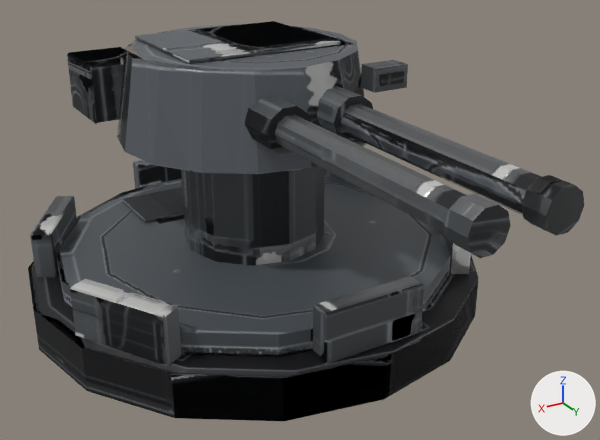
One commit to the FBX model assets/models/chs_spike/export/chs_spike.fbx: the scene before it, then after it.
One viewpoint serves both versions: a 50 mm camera at (5.08, 9.74, 5.83) aimed at (-0.27, 0.83, 1.38). The axes (+X, +Y, +Z) are drawn at lower right. The lights are the same throughout. The picture after the commit comes second. Where no turn or scale is listed for an object, it has been applied to the vertices.

The scene before the commit, as lines of its bpy script (objects in view):
```python
me_base_002 = bpy.data.meshes.new('base.002')
me_base_002.from_pydata(...)  # 280 vertices, 246 faces; spans x -3.2..3.2, y -3.2..3.2, z 0.0..2.4
me_base_002.materials.append(mat_chs_spike_bar)
me_turret_002 = bpy.data.meshes.new('turret.002')
me_turret_002.from_pydata(...)  # 216 vertices, 154 faces; spans x -1.75..1.9, y -1.95..5.1, z 0.0..1.25
me_turret_002.materials.append(mat_chs_spike_bar)
ob_base_bar = bpy.data.objects.new('base_bar', me_base_002)
ob_base_bar.location = (0.0, 0.0, 0.0)
ob_turret_bar = bpy.data.objects.new('turret_bar', me_turret_002)
ob_turret_bar.location = (0.0, 0.0, 2.4)
```
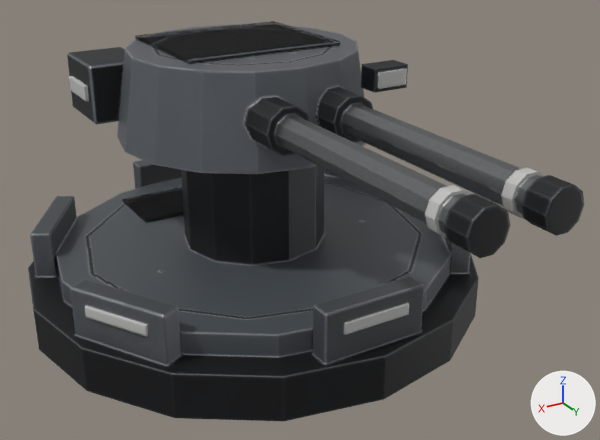
What differs and where, as boxes (x1, y1, x2, y2) in the pictures (600 x 440 px):
'turret_glow_weapon_bar', added
    after: (69, 76, 543, 239)
'base_glow_running_bar', added
    after: (85, 303, 409, 337)
'turret_glow_running_bar', added
    after: (377, 69, 407, 89)
part 1 of me_base_002, surface changed
    both: (30, 160, 478, 421)
part 2 of me_turret_002, deleted
    before: (380, 71, 404, 86)
part 3 of me_turret_002, surface changed
    both: (67, 21, 584, 258)

Patch to the scene script:
```diff
--- a/assets/models/chs_spike/export/chs_spike.fbx.py
+++ b/assets/models/chs_spike/export/chs_spike.fbx.py
@@ me_turret_002 @@
 # used by ob_turret_bar; location = (0.0, 0.0, 2.4)
-me_turret_002.from_pydata(...)  # 216 vertices, 154 faces; spans x -1.75..1.9, y -1.95..5.1, z 0.0..1.25
+me_turret_002.from_pydata(...)  # 208 vertices, 148 faces; spans x -1.75..1.9, y -1.95..5.1, z 0.0..1.25
+# me_turret_002 part 2: the loose piece of 8 vertices spanning x -1.38..-1.02, y 1.5..1.53, z 0.88..1.02 is deleted
+# me_turret_002 part 3: 145 kept faces spanning x -1.75..1.9, y -1.95..5.1, z 0.0..1.25 get new texture (UV) coordinates
 me_turret_002.materials.append(mat_chs_spike_bar)
@@ me_base_002 @@
 me_base_002.from_pydata(...)  # 280 vertices, 246 faces; spans x -3.2..3.2, y -3.2..3.2, z 0.0..2.4
 # used by ob_base_bar; location = (0.0, 0.0, 0.0)
+# me_base_002 part 1: 226 kept faces spanning x -3.2..3.2, y -3.2..3.2, z 0.0..2.4 get new texture (UV) coordinates
 me_base_002.materials.append(mat_chs_spike_bar)
@@ me_base_004 @@
+me_base_004.from_pydata(...)  # 48 vertices, 36 faces; spans x -2.84..2.84, y -3.02..3.02, z 0.93..1.07
+me_base_004.materials.append(mat_chs_spike_bar)
@@ me_turret_006 @@
+me_turret_006.from_pydata(...)  # a box spanning x 1.9..1.94, y -1.75..-1.05, z 0.5..0.7; a 10-sided cylinder along y spanning x -0.68..-0.22, y 4.53..4.67, z 0.38..0.82; a 10-sided cylinder along y spanning x 0.22..0.68, y 4.53..4.67, z 0.38..0.82
+me_turret_006.materials.append(mat_chs_spike_bar)
@@ me_turret_005 @@
+me_turret_005.from_pydata(...)  # a box spanning x -1.41..-0.99, y 1.485..1.535, z 0.85..1.05
+me_turret_005.materials.append(mat_chs_spike_bar)
@@ ob_base_glow_running_bar @@
+ob_base_glow_running_bar = bpy.data.objects.new('base_glow_running_bar', me_base_004)
+ob_base_glow_running_bar.location = (0.0, 0.0, 0.0)
@@ ob_turret_glow_weapon_bar @@
+ob_turret_glow_weapon_bar = bpy.data.objects.new('turret_glow_weapon_bar', me_turret_006)
+ob_turret_glow_weapon_bar.location = (0.0, 0.0, 2.4)
@@ ob_turret_glow_running_bar @@
+ob_turret_glow_running_bar = bpy.data.objects.new('turret_glow_running_bar', me_turret_005)
+ob_turret_glow_running_bar.location = (0.0, 0.0, 2.4)
```
